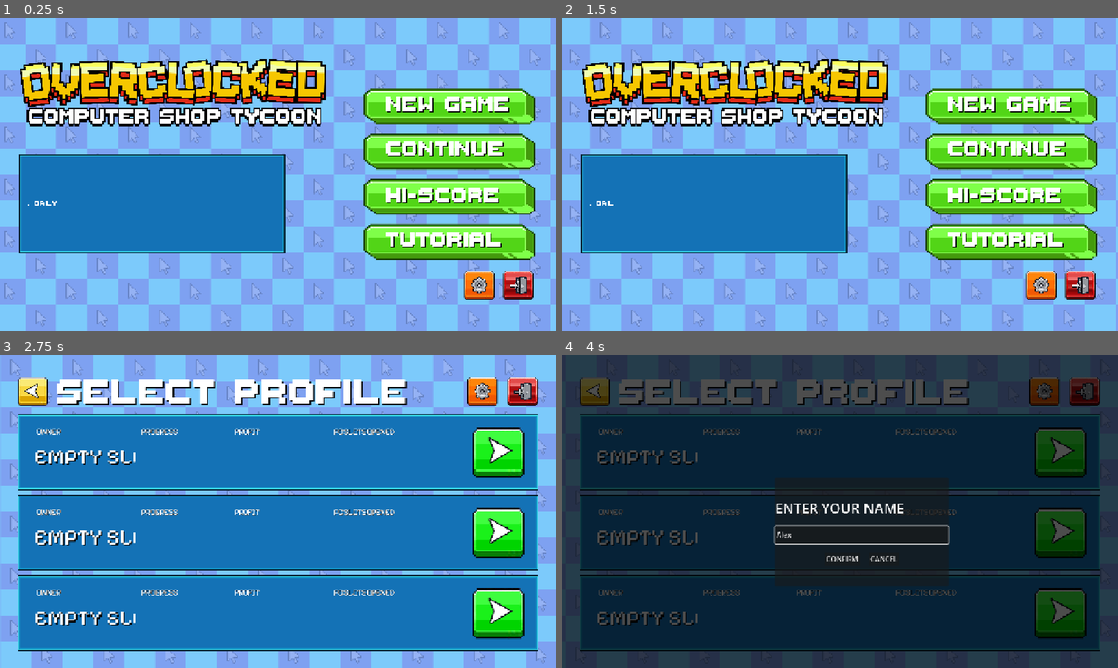
Above: before the commit, frames 1-4 (two rows, left to right).
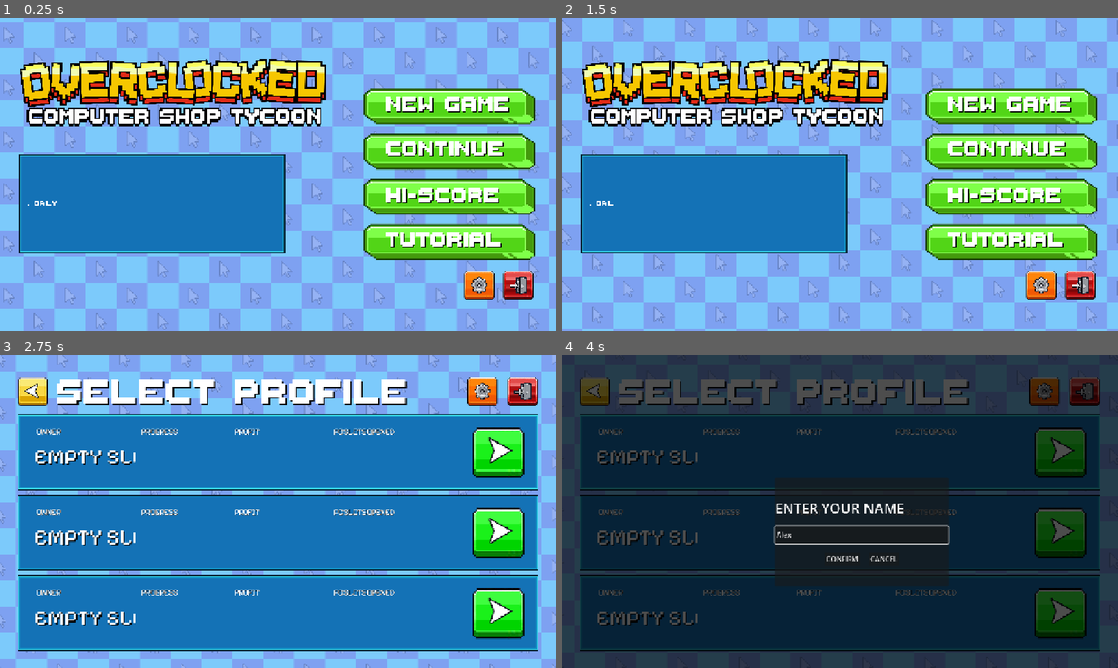
Above: after the commit, the same moments.

Repository: vinnyy-ph/gvd-project-overclocked
Game: Godot game, scene res://ui/main_menu_v2/MainMenuV2.tscn
The game is run twice, just before and just after one commit, with the same random seed, the same clock (stepped at 60 frames per second) and the same inputs. Sound files missing from this copy of the repository are replaced by a short silence.
Inputs (mouse positions are in pixels of both pictures, inside the frame that each line leads up to):
- Up to frame 1 (0.25 s): no input
- Up to frame 2 (1.5 s): click (1040, 284) at 0.5 s; click "Back" at 1.25 s
- Up to frame 3 (2.75 s): click (450, 442) at 2 s
- Up to frame 4 (4 s): click (840, 452) at 2.75 s; click (862, 536) at 3.52 s; type "Alex" at 3.6 s

The runs differ from the first frame. In frame 1, 14% of the frame differs, in the area x 0-100%, y 0-100%; in frame 2, 42%; in frame 3, 14%; in frame 4, less than 0.1%.

Commit message:
Add leaderboard UI and adjust parallax speed
Add a new Leaderboards scene, lightweight leaderboard script, and leaderboard container image (plus its import settings). Tune parallax background scroll speed across shaders and scenes (MainMenuV2 shader, MainMenuV2.tscn, profile_selection.tscn). Also update profile selection to use the new ShaderMaterial id, hide NameInputDialog by default, and add a UID attribute to the game_over scene's script ext_resource.

Diff:
--- /dev/null
+++ b/ui/leaderboard/leaderboard.gd
@@ -0,0 +1,11 @@
+extends Control
+
+
+# Called when the node enters the scene tree for the first time.
+func _ready() -> void:
+	pass # Replace with function body.
+
+
+# Called every frame. 'delta' is the elapsed time since the previous frame.
+func _process(delta: float) -> void:
+	pass
--- /dev/null
+++ b/ui/leaderboard/leaderboard.tscn
@@ -0,0 +1,318 @@
+[gd_scene format=3 uid="uid://dfym1foc3og3l"]
+
+[ext_resource type="Texture2D" uid="uid://b8b23jdviklv7" path="res://assets/images/main_menu/settings.png" id="1_2kjw3"]
+[ext_resource type="Shader" uid="uid://bvlnophccpwe4" path="res://ui/main_menu_v2/MainMenuV2.gdshader" id="1_btlle"]
+[ext_resource type="Texture2D" uid="uid://hpkr7d6r1dyh" path="res://assets/images/main_menu/checkered_bg.png" id="2_0kd6g"]
+[ext_resource type="Texture2D" uid="uid://b8eu4u3xpefqx" path="res://assets/images/main_menu/exit.png" id="2_75dqx"]
+[ext_resource type="Texture2D" uid="uid://bp7jsf7a4wc4v" path="res://assets/images/main_menu/return.png" id="3_kq4wa"]
+[ext_resource type="FontFile" uid="uid://ysv7bka211fd" path="res://assets/fonts/ThaleahFat.ttf" id="4_mosw3"]
+[ext_resource type="Texture2D" uid="uid://bx1t2o81us74t" path="res://assets/images/ui/leaderboards/leaderboard_container.png" id="7_0kd6g"]
+[ext_resource type="Script" uid="uid://bhf4sj3havw2b" path="res://ui/components/marquee_label.gd" id="9_kfsyu"]
+
+[sub_resource type="ShaderMaterial" id="ShaderMaterial_cwoa8"]
+shader = ExtResource("1_btlle")
+shader_parameter/scroll_speed = Vector2(0.05, -0.05)
+
+[node name="Leaderboards" type="Control" unique_id=848376745]
+layout_mode = 3
+anchors_preset = 15
+anchor_right = 1.0
+anchor_bottom = 1.0
+grow_horizontal = 2
+grow_vertical = 2
+
+[node name="ParallaxCheckeredBG" type="TextureRect" parent="." unique_id=425110300]
+z_index = -1
+material = SubResource("ShaderMaterial_cwoa8")
+layout_mode = 1
+anchors_preset = 15
+anchor_right = 1.0
+anchor_bottom = 1.0
+grow_horizontal = 2
+grow_vertical = 2
+texture = ExtResource("2_0kd6g")
+
+[node name="SettingsButton" type="TextureButton" parent="." unique_id=923835882]
+custom_minimum_size = Vector2(71, 68)
+layout_mode = 0
+offset_left = 1075.0
+offset_top = 50.0
+offset_right = 1146.0
+offset_bottom = 118.0
+size_flags_horizontal = 4
+size_flags_vertical = 4
+texture_normal = ExtResource("1_2kjw3")
+ignore_texture_size = true
+stretch_mode = 5
+
+[node name="ExitButton" type="TextureButton" parent="." unique_id=2010914429]
+custom_minimum_size = Vector2(71, 68)
+layout_mode = 0
+offset_left = 1168.0
+offset_top = 50.0
+offset_right = 1239.0
+offset_bottom = 118.0
+size_flags_horizontal = 4
+size_flags_vertical = 4
+texture_normal = ExtResource("2_75dqx")
+ignore_texture_size = true
+stretch_mode = 5
+
+[node name="ReturnButton" type="TextureButton" parent="." unique_id=327579391]
+custom_minimum_size = Vector2(71, 68)
+layout_mode = 0
+offset_left = 40.0
+offset_top = 50.0
+offset_right = 111.0
+offset_bottom = 118.0
+size_flags_horizontal = 4
+size_flags_vertical = 4
+texture_normal = ExtResource("3_kq4wa")
+ignore_texture_size = true
+stretch_mode = 5
+
+[node name="SelectProfileLabel" type="Label" parent="." unique_id=1175973389]
+layout_mode = 0
+offset_left = 130.0
+offset_top = 29.0
+offset_right = 941.0
+offset_bottom = 145.0
+theme_override_colors/font_outline_color = Color(0, 0, 0, 1)
+theme_override_constants/outline_size = 14
+theme_override_fonts/font = ExtResource("4_mosw3")
+theme_override_font_sizes/font_size = 126
+text = "LEADERBOARDS"
+
+[node name="ProfileContainer" type="TextureButton" parent="." unique_id=747918278]
+layout_mode = 0
+offset_left = 40.0
+offset_top = 136.0
+offset_right = 1240.0
+offset_bottom = 311.0
+texture_normal = ExtResource("7_0kd6g")
+
+[node name="RankLabel" type="Label" parent="ProfileContainer" unique_id=684716829]
+layout_mode = 0
+offset_left = 44.0
+offset_top = 26.0
+offset_right = 139.0
+offset_bottom = 142.0
+theme_override_colors/font_outline_color = Color(0, 0, 0, 1)
+theme_override_constants/outline_size = 13
+theme_override_fonts/font = ExtResource("4_mosw3")
+theme_override_font_sizes/font_size = 126
+text = "#1"
+
+[node name="ProgressLabel" type="Label" parent="ProfileContainer" unique_id=789803330]
+layout_mode = 0
+offset_left = 260.0
+offset_top = 66.0
+offset_right = 462.0
+offset_bottom = 172.0
+theme_override_fonts/font = ExtResource("4_mosw3")
+theme_override_font_sizes/font_size = 30
+text = "DAY 1"
+vertical_alignment = 1
+text_overrun_behavior = 1
+
+[node name="MoneyLabel" type="Label" parent="ProfileContainer" unique_id=1653058989]
+layout_mode = 0
+offset_left = 474.0
+offset_top = 66.0
+offset_right = 694.0
+offset_bottom = 172.0
+theme_override_fonts/font = ExtResource("4_mosw3")
+theme_override_font_sizes/font_size = 30
+text = "P10000"
+vertical_alignment = 1
+text_overrun_behavior = 1
+
+[node name="TimeSurvivedLabel" type="Label" parent="ProfileContainer" unique_id=1184010092]
+layout_mode = 0
+offset_left = 703.0
+offset_top = 66.0
+offset_right = 1014.0
+offset_bottom = 172.0
+theme_override_fonts/font = ExtResource("4_mosw3")
+theme_override_font_sizes/font_size = 30
+text = "p1.2b"
+vertical_alignment = 1
+text_overrun_behavior = 1
+
+[node name="NameClipper" type="Control" parent="ProfileContainer" unique_id=358539308]
+clip_contents = true
+anchors_preset = 0
+offset_left = 211.0
+offset_top = -4.0
+offset_right = 1032.0
+offset_bottom = 102.0
+
+[node name="ProfileNameLabel" type="Label" parent="ProfileContainer/NameClipper" unique_id=703663196]
+clip_contents = true
+layout_mode = 0
+offset_left = -1.0
+offset_top = 7.0
+offset_right = 232.0
+offset_bottom = 113.0
+theme_override_fonts/font = ExtResource("4_mosw3")
+theme_override_font_sizes/font_size = 61
+text = "afgelooo"
+vertical_alignment = 1
+text_overrun_behavior = 1
+script = ExtResource("9_kfsyu")
+
+[node name="ProfileContainer2" type="TextureButton" parent="." unique_id=890750871]
+layout_mode = 0
+offset_left = 40.0
+offset_top = 321.0
+offset_right = 1240.0
+offset_bottom = 496.0
+texture_normal = ExtResource("7_0kd6g")
+
+[node name="RankLabel" type="Label" parent="ProfileContainer2" unique_id=2144379395]
+layout_mode = 0
+offset_left = 44.0
+offset_top = 26.0
+offset_right = 139.0
+offset_bottom = 142.0
+theme_override_colors/font_outline_color = Color(0, 0, 0, 1)
+theme_override_constants/outline_size = 13
+theme_override_fonts/font = ExtResource("4_mosw3")
+theme_override_font_sizes/font_size = 126
+text = "#1"
+
+[node name="ProgressLabel" type="Label" parent="ProfileContainer2" unique_id=1873571949]
+layout_mode = 0
+offset_left = 260.0
+offset_top = 66.0
+offset_right = 462.0
+offset_bottom = 172.0
+theme_override_fonts/font = ExtResource("4_mosw3")
+theme_override_font_sizes/font_size = 30
+text = "DAY 1"
+vertical_alignment = 1
+text_overrun_behavior = 1
+
+[node name="MoneyLabel" type="Label" parent="ProfileContainer2" unique_id=865268772]
+layout_mode = 0
+offset_left = 474.0
+offset_top = 66.0
+offset_right = 694.0
+offset_bottom = 172.0
+theme_override_fonts/font = ExtResource("4_mosw3")
+theme_override_font_sizes/font_size = 30
+text = "P10000"
+vertical_alignment = 1
+text_overrun_behavior = 1
+
+[node name="PCSlotsLabel" type="Label" parent="ProfileContainer2" unique_id=1873717072]
+layout_mode = 0
+offset_left = 703.0
+offset_top = 66.0
+offset_right = 1014.0
+offset_bottom = 172.0
+theme_override_fonts/font = ExtResource("4_mosw3")
+theme_override_font_sizes/font_size = 30
+text = "p1.2b"
+vertical_alignment = 1
+text_overrun_behavior = 1
+
+[node name="NameClipper" type="Control" parent="ProfileContainer2" unique_id=772965723]
+clip_contents = true
+anchors_preset = 0
+offset_left = 211.0
+offset_top = -4.0
+offset_right = 1028.0
+offset_bottom = 102.0
+
+[node name="ProfileNameLabel" type="Label" parent="ProfileContainer2/NameClipper" unique_id=1044779049]
+clip_contents = true
+layout_mode = 0
+offset_left = -1.0
+offset_top = 7.0
+offset_right = 232.0
+offset_bottom = 113.0
+theme_override_fonts/font = ExtResource("4_mosw3")
+theme_override_font_sizes/font_size = 61
+text = "afgelooo"
+vertical_alignment = 1
+text_overrun_behavior = 1
+script = ExtResource("9_kfsyu")
+
+[node name="ProfileContainer3" type="TextureButton" parent="." unique_id=1896307313]
+layout_mode = 0
+offset_left = 40.0
+offset_top = 506.0
+offset_right = 1240.0
+offset_bottom = 681.0
+texture_normal = ExtResource("7_0kd6g")
+
+[node name="ProgressLabel" type="Label" parent="ProfileContainer3" unique_id=515382179]
+layout_mode = 0
+offset_left = 260.0
+offset_top = 66.0
+offset_right = 462.0
+offset_bottom = 172.0
+theme_override_fonts/font = ExtResource("4_mosw3")
+theme_override_font_sizes/font_size = 30
+text = "DAY 1"
+vertical_alignment = 1
+text_overrun_behavior = 1
+
+[node name="MoneyLabel" type="Label" parent="ProfileContainer3" unique_id=1789206249]
+layout_mode = 0
+offset_left = 474.0
+offset_top = 66.0
+offset_right = 694.0
+offset_bottom = 172.0
+theme_override_fonts/font = ExtResource("4_mosw3")
+theme_override_font_sizes/font_size = 30
+text = "P10000"
+vertical_alignment = 1
+text_overrun_behavior = 1
+
+[node name="PCSlotsLabel" type="Label" parent="ProfileContainer3" unique_id=1608209402]
+layout_mode = 0
+offset_left = 703.0
+offset_top = 66.0
+offset_right = 1014.0
+offset_bottom = 172.0
+theme_override_fonts/font = ExtResource("4_mosw3")
+theme_override_font_sizes/font_size = 30
+text = "p1.2b"
+vertical_alignment = 1
+text_overrun_behavior = 1
+
+[node name="NameClipper" type="Control" parent="ProfileContainer3" unique_id=957671255]
+clip_contents = true
+anchors_preset = 0
+offset_left = 211.0
+offset_top = -4.0
+offset_right = 1027.0
+offset_bottom = 102.0
+
+[node name="ProfileNameLabel" type="Label" parent="ProfileContainer3/NameClipper" unique_id=486151485]
+clip_contents = true
+layout_mode = 0
+offset_left = -1.0
+offset_top = 7.0
+offset_right = 232.0
+offset_bottom = 113.0
+theme_override_fonts/font = ExtResource("4_mosw3")
+theme_override_font_sizes/font_size = 61
+text = "afgelooo"
+vertical_alignment = 1
+text_overrun_behavior = 1
+script = ExtResource("9_kfsyu")
+
+[node name="RankLabel" type="Label" parent="ProfileContainer3" unique_id=1042502057]
+layout_mode = 0
+offset_left = 44.0
+offset_top = 26.0
+offset_right = 139.0
+offset_bottom = 142.0
+theme_override_colors/font_outline_color = Color(0, 0, 0, 1)
+theme_override_constants/outline_size = 13
+theme_override_fonts/font = ExtResource("4_mosw3")
+theme_override_font_sizes/font_size = 126
+text = "#1"
--- a/ui/main_menu_v2/MainMenuV2.gdshader
+++ b/ui/main_menu_v2/MainMenuV2.gdshader
@@ -2,7 +2,7 @@
 
 // Controls the direction and speed of the scroll
 // Positive X moves the texture left, Negative Y moves the texture down
-uniform vec2 scroll_speed = vec2(0.2, -0.2);
+uniform vec2 scroll_speed = vec2(0.05, -0.05);
 
 void fragment() {
     // fract() forces the math to loop perfectly between 0.0 and 1.0
--- a/ui/main_menu_v2/MainMenuV2.tscn
+++ b/ui/main_menu_v2/MainMenuV2.tscn
@@ -15,7 +15,7 @@
 
 [sub_resource type="ShaderMaterial" id="ShaderMaterial_wbfha"]
 shader = ExtResource("2_mogwd")
-shader_parameter/scroll_speed = Vector2(0.04, 0)
+shader_parameter/scroll_speed = Vector2(0.05, -0.05)
 
 [node name="MainMenuV2" type="Control" unique_id=984505949]
 layout_mode = 3
--- a/ui/profile_selection/profile_selection.tscn
+++ b/ui/profile_selection/profile_selection.tscn
@@ -11,9 +11,9 @@
 [ext_resource type="Texture2D" uid="uid://dccrovri3ygvg" path="res://assets/images/profile_selection/slot_container.png" id="7_va10m"]
 [ext_resource type="FontFile" uid="uid://ysv7bka211fd" path="res://assets/fonts/ThaleahFat.ttf" id="8_0bcho"]
 
-[sub_resource type="ShaderMaterial" id="ShaderMaterial_wt7vs"]
+[sub_resource type="ShaderMaterial" id="ShaderMaterial_werro"]
 shader = ExtResource("1_cramy")
-shader_parameter/scroll_speed = Vector2(0.04, 0)
+shader_parameter/scroll_speed = Vector2(0.05, -0.05)
 
 [node name="ProfileSelection" type="Control" unique_id=1631714210]
 layout_mode = 3
@@ -24,9 +24,9 @@
 grow_vertical = 2
 script = ExtResource("1_nfvkb")
 
-[node name="ParallaxCheckeredBG" type="TextureRect" parent="." unique_id=516828794]
+[node name="ParallaxCheckeredBG" type="TextureRect" parent="." unique_id=992561197]
 z_index = -1
-material = SubResource("ShaderMaterial_wt7vs")
+material = SubResource("ShaderMaterial_werro")
 layout_mode = 1
 anchors_preset = 15
 anchor_right = 1.0
@@ -329,6 +329,7 @@
 text = "Select Profile"
 
 [node name="NameInputDialog" type="ColorRect" parent="." unique_id=1912130495]
+visible = false
 layout_mode = 1
 anchors_preset = 15
 anchor_right = 1.0
Binary file added: assets/images/ui/leaderboards/leaderboard_container.png
Not shown, added: assets/images/ui/leaderboards/leaderboard_container.png.import
Not shown: 1 places in ui/game_over/game_over.tscn that only renumber resources
Not shown, added: ui/leaderboard/leaderboard.gd.uid
